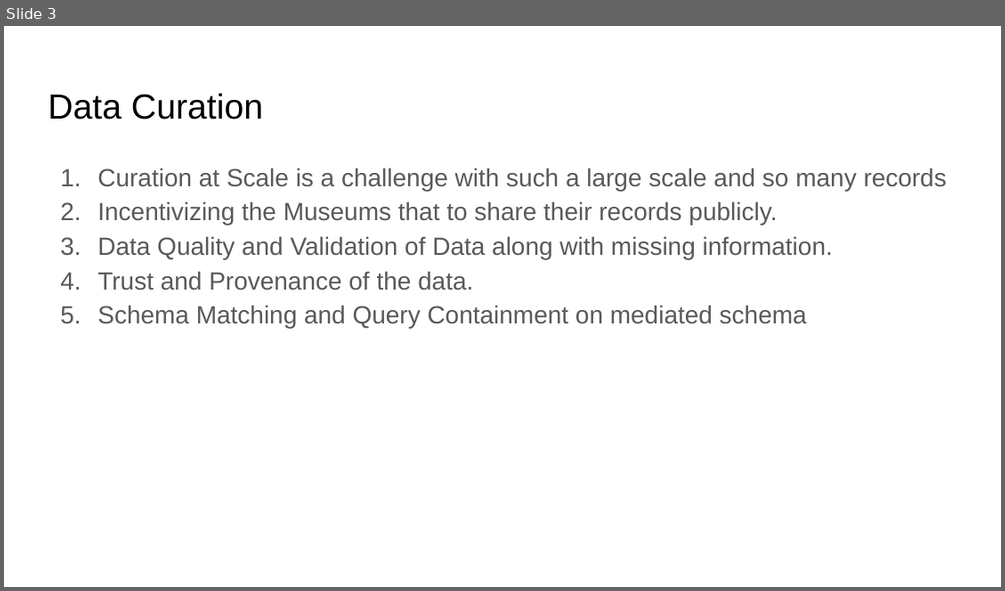
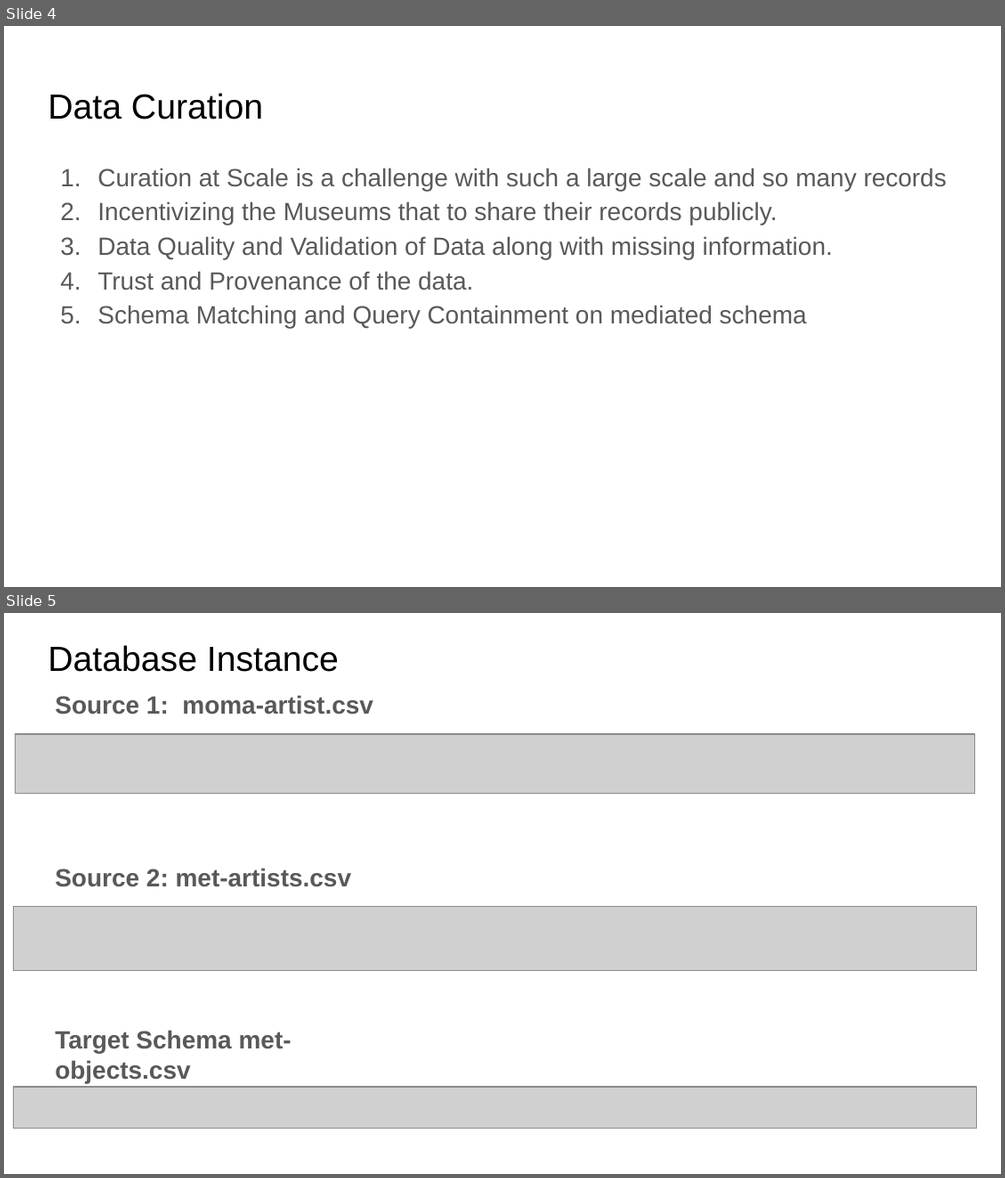
Before and after one commit to IITTeaching/cs520-f23-group-23, a slide deck: main-520-project/CS 520 Data Curation.pptx. Shown one above the other, each under a label of ours: slide 3 before the commit, slides 4 and 5 after it. The pictures are 1005x591 and 1005x1178 pixels, drawn with LibreOffice and Linux fonts; fonts in the diff are those of the drawing; grey boxes stand for pictures. Boxes give left, top, right and bottom in pixels: in the first picture for what was removed or moved away, otherwise in the second. Text is boxed around its words. In the diff, an @@ line names an element or a change of style, - is before the commit and + after.

```diff
--- a/main-520-project/CS 520 Data Curation.pptx
+++ b/main-520-project/CS 520 Data Curation.pptx
@@ slide 5 added at box(4, 613, 1001, 1174), background #FFFFFF @@
@@ title added at box(48, 645, 339, 672), 25.2 pt, text #000000 @@
+Database Instance
@@ text added at box(55, 695, 373, 714), 18 pt, text #595959, bold @@
+Source 1: moma-artist.csv
@@ picture added at box(15, 734, 974, 793) @@
@@ text added at box(55, 868, 352, 887), 18 pt, text #595959, bold @@
+Source 2: met-artists.csv
@@ picture added at box(13, 906, 977, 970) @@
@@ text added at box(55, 1030, 291, 1083), 18 pt, text #595959, bold @@
+Target Schema met-objects.csv
@@ picture added at box(13, 1086, 977, 1127) @@
@@ what was slide 3 is now slide 4 @@
```
Also in this commit, not shown: 4 slides changed, 10 other slides added.
